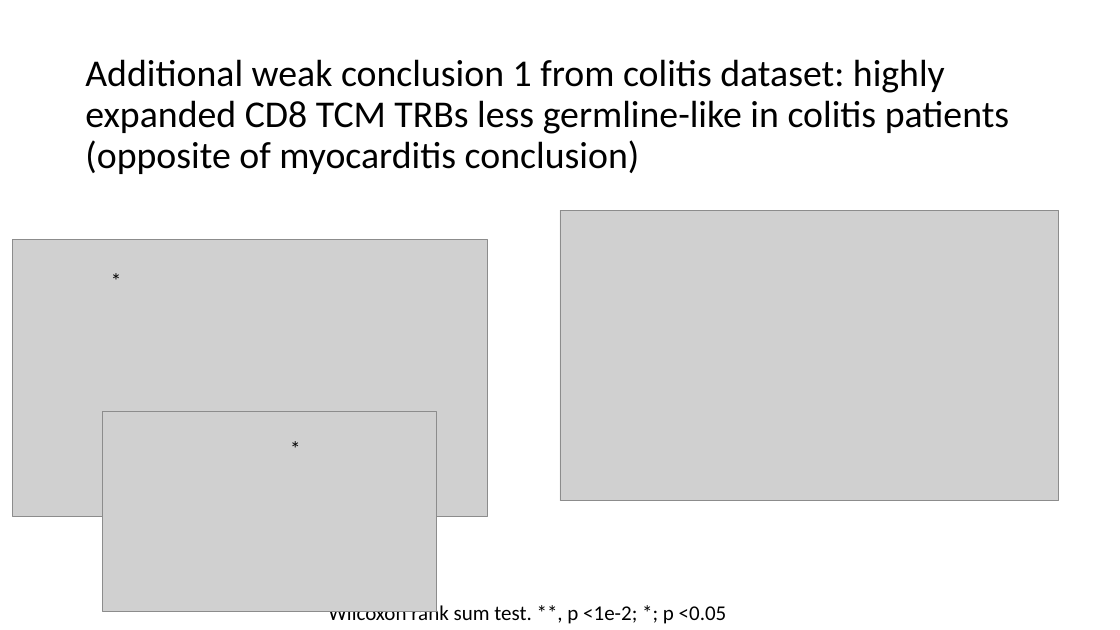
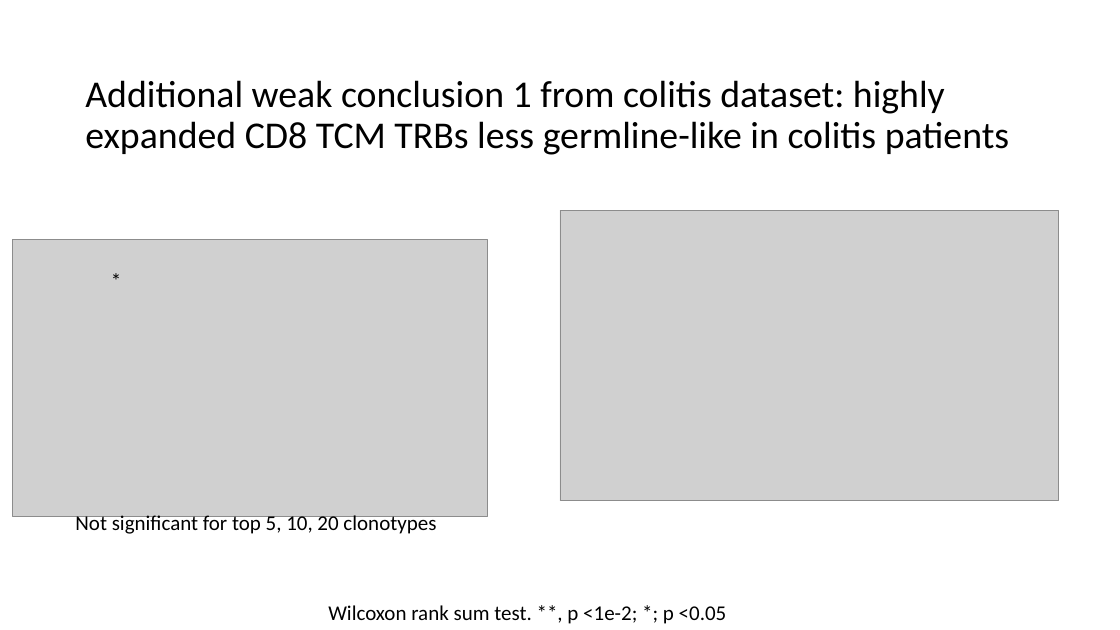
Before and after one commit to tybottorff/bottorffdocs, a slide deck: slide 16 of linsley_postdoc/presentations/weekly_meetings/1_4_24.pptx (slide 15 before the commit). Drawn at 1120x630 pixels with LibreOffice and Linux fonts; fonts in the diff are those of the drawing; grey boxes stand for pictures. Boxes give left, top, right and bottom in pixels: in the first picture for what was removed or moved away, otherwise in the second. Text is boxed around its words. In the diff, an @@ line names an element or a change of style, - is before the commit and + after.

```diff
--- a/linsley_postdoc/presentations/weekly_meetings/1_4_24.pptx
+++ b/linsley_postdoc/presentations/weekly_meetings/1_4_24.pptx
@@ title at (85, 80, 1009, 155): text changed @@
-Additional weak conclusion 1 from colitis dataset: highly expanded CD8 TCM TRBs less germline-like in colitis patients (opposite of myocarditis conclusion)
+Additional weak conclusion 1 from colitis dataset: highly expanded CD8 TCM TRBs less germline-like in colitis patients
@@ picture removed at (103, 412, 436, 612) @@
@@ text removed at (282, 431, 336, 465) @@
-*
@@ text added at (75, 512, 436, 534), 18 pt, text #000000 @@
+Not significant for top 5, 10, 20 clonotypes
```
Also in this commit, not shown: 9 other slides changed, 4 slides added, 3 slides removed.
